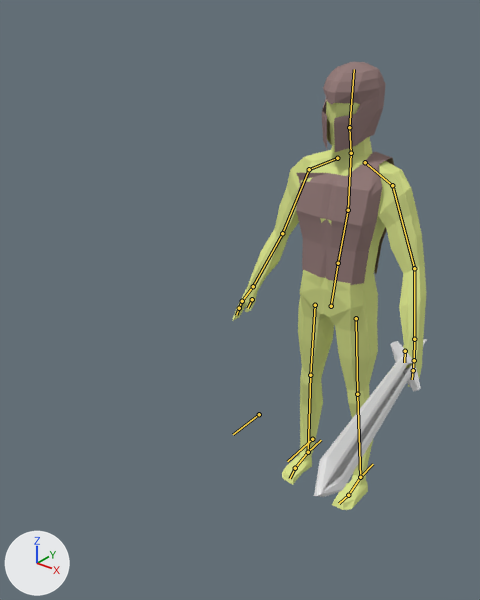
A saved change to the Blender file Assets/Characters/man.blend.
Rendered twice from a 50 mm camera at (1.3, -3.18, 2.22) aimed at (-0.07, -1.47, 1.16). The axes (+X, +Y, +Z) are drawn at lower left. The lights are the same throughout. The bones that bend it are drawn over the model as lines.

In view in the first picture: 'body', 'chestplate', 'helm', 'sword'.
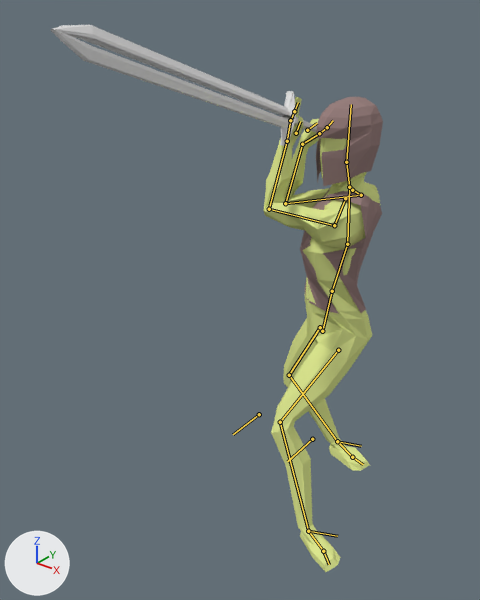
The newer file adds an action. The first version stands in its rest pose; the second is drawn at frame 8 of the action 'Attack2'.

Location of each change, [x1, y1, x2, y2] in pixels of the pictures (480 x 600 px):
'body', posed (39% narrower, 16% taller): before [233, 102, 426, 510]; after [264, 97, 381, 572]
'sword', posed: before [314, 339, 427, 497]; after [51, 25, 317, 146]
'chestplate', posed (16% narrower): before [296, 152, 394, 285]; after [300, 188, 382, 313]
'helm', posed: before [322, 62, 386, 152]; after [316, 97, 383, 186]
bone 'Hip', root to tip: before (331, 306) to (338, 263); after (322, 331) to (332, 291)
bone 'Spine', root to tip: before (338, 263) to (348, 210); after (332, 291) to (347, 244)
bone 'Neck', root to tip: before (351, 153) to (349, 127); after (349, 187) to (346, 162)
bone 'UpperArm.L', root to tip: before (392, 185) to (414, 268); after (334, 225) to (269, 209)
bone 'LowerArm.L', root to tip: before (414, 268) to (414, 339); after (269, 209) to (287, 141)
bone 'Hand.L', root to tip: before (414, 339) to (414, 360); after (287, 141) to (290, 120)
bone 'Shoulder.R', root to tip: before (337, 158) to (309, 169); after (352, 190) to (361, 195)
bone 'UpperArm.R', root to tip: before (309, 169) to (282, 233); after (361, 195) to (285, 203)
bone 'LowerArm.R', root to tip: before (282, 233) to (253, 286); after (285, 203) to (302, 144)
bone 'Hand.R', root to tip: before (253, 286) to (242, 301); after (302, 144) to (319, 133)
bone 'FingerTip.R', root to tip: before (239, 308) to (236, 315); after (327, 127) to (333, 120)
bone 'LowerLeg.L', root to tip: before (357, 394) to (360, 477); after (280, 422) to (308, 531)
bone 'LowerLeg.R', root to tip: before (310, 375) to (308, 452); after (289, 375) to (337, 441)
bone 'LegIK.L', root to tip: before (360, 477) to (373, 464); after (308, 531) to (337, 536)
bone 'LegIK.R', root to tip: before (308, 452) to (321, 440); after (337, 441) to (361, 446)

The change in detail:
Bone 'Hip' (bone_hip) moves from (0.0, 0.0, 0.0) to (-0.013, -0.116, 0.015).
Bone 'Hip' (bone_hip) turns from (0, 0, 0) to (2, -35, -6) degrees about its own x, y and z.
Bone 'Spine' (bone_spine) turns from (0, 0, 0) to (3, -36, -10) degrees about its own x, y and z.
Bone 'Neck' (bone_neck) turns from (0, 0, 0) to (-11, 54, -21) degrees about its own x, y and z.
Bone 'UpperArm.L' (bone_upperarm_l) moves from (0.0, 0.0, 0.0) to (0.257, 0.108, 0.0).
Bone 'UpperArm.L' (bone_upperarm_l) turns from (0, 0, 0) to (108, 17, 30) degrees about its own x, y and z.
Bone 'LowerArm.L' (bone_lowerarm_l) turns from (0, 0, 0) to (-48, -11, -57) degrees about its own x, y and z.
Bone 'Hand.L' (bone_hand_l) turns from (0, 0, 0) to (-59, -109, 37) degrees about its own x, y and z.
Bone 'Shoulder.R' (bone_shoulder_r) turns from (0, 0, 0) to (-7, 6, -5) degrees about its own x, y and z.
Bone 'UpperArm.R' (bone_upperarm_r) moves from (0.0, 0.0, 0.0) to (-0.045, -0.273, 0.032).
Bone 'UpperArm.R' (bone_upperarm_r) turns from (0, 0, 0) to (78, -14, 12) degrees about its own x, y and z.
Bone 'LowerArm.R' (bone_lowerarm_r) turns from (0, 0, 0) to (-72, 7, 87) degrees about its own x, y and z.
Bone 'Hand.R' (bone_hand_r) turns from (0, 0, 0) to (4, -47, 29) degrees about its own x, y and z.
Bone 'FingerTip.R' (bone_fingertip_r) turns from (0, 0, 0) to (1, 1, -12) degrees about its own x, y and z.
Bone 'LowerLeg.L' (bone_lowerleg_l) turns from (0, 0, 0) to (5, 8, 2) degrees about its own x, y and z.
Bone 'LowerLeg.R' (bone_lowerleg_r) turns from (0, 0, 0) to (1, 4, 8) degrees about its own x, y and z.
Bone 'LegIK.L' (bone_legik_l) moves from (0.0, 0.0, 0.0) to (0.02, -0.489, 0.048).
Bone 'LegIK.L' (bone_legik_l) turns from (0, 0, 0) to (0, 0, -64) degrees about its own x, y and z.
Bone 'LegIK.R' (bone_legik_r) moves from (0.0, 0.0, 0.0) to (0.077, 0.159, 0.007).
Bone 'LegIK.R' (bone_legik_r) turns from (0, 0, 0) to (3, -4, -71) degrees about its own x, y and z.
